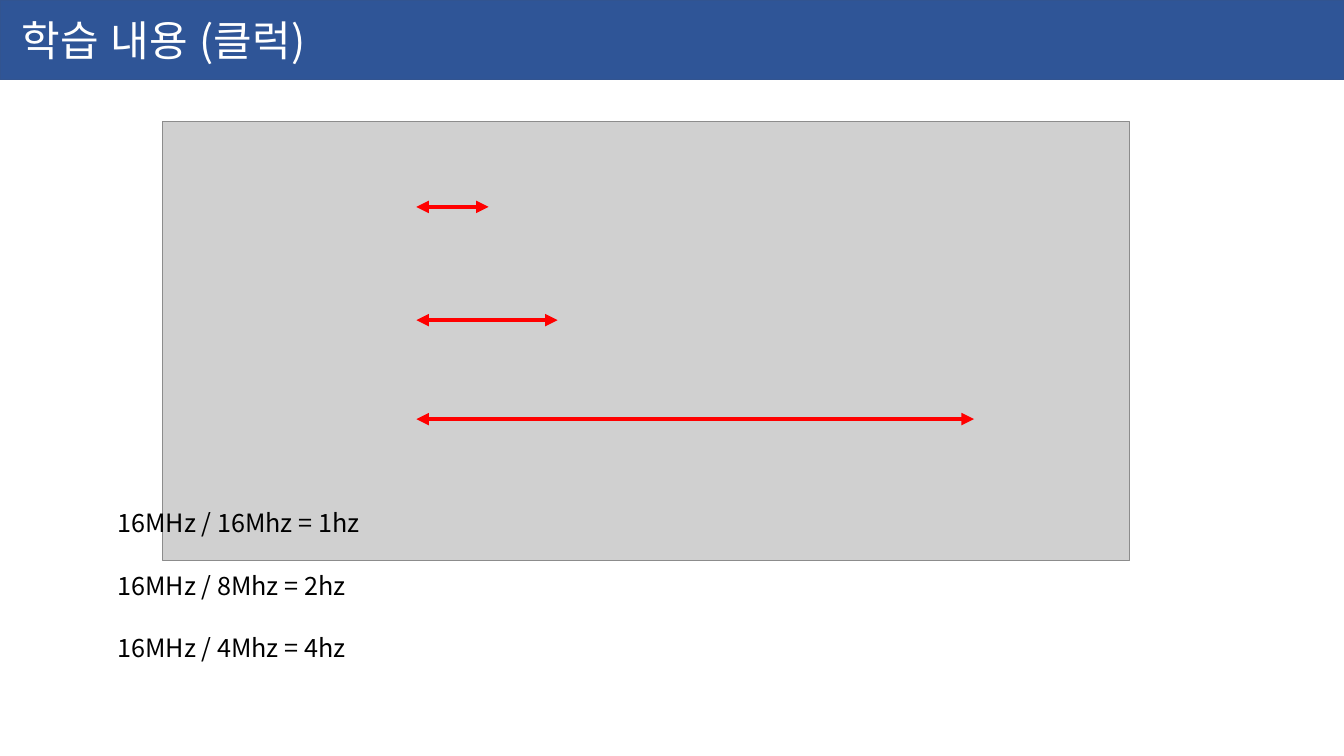
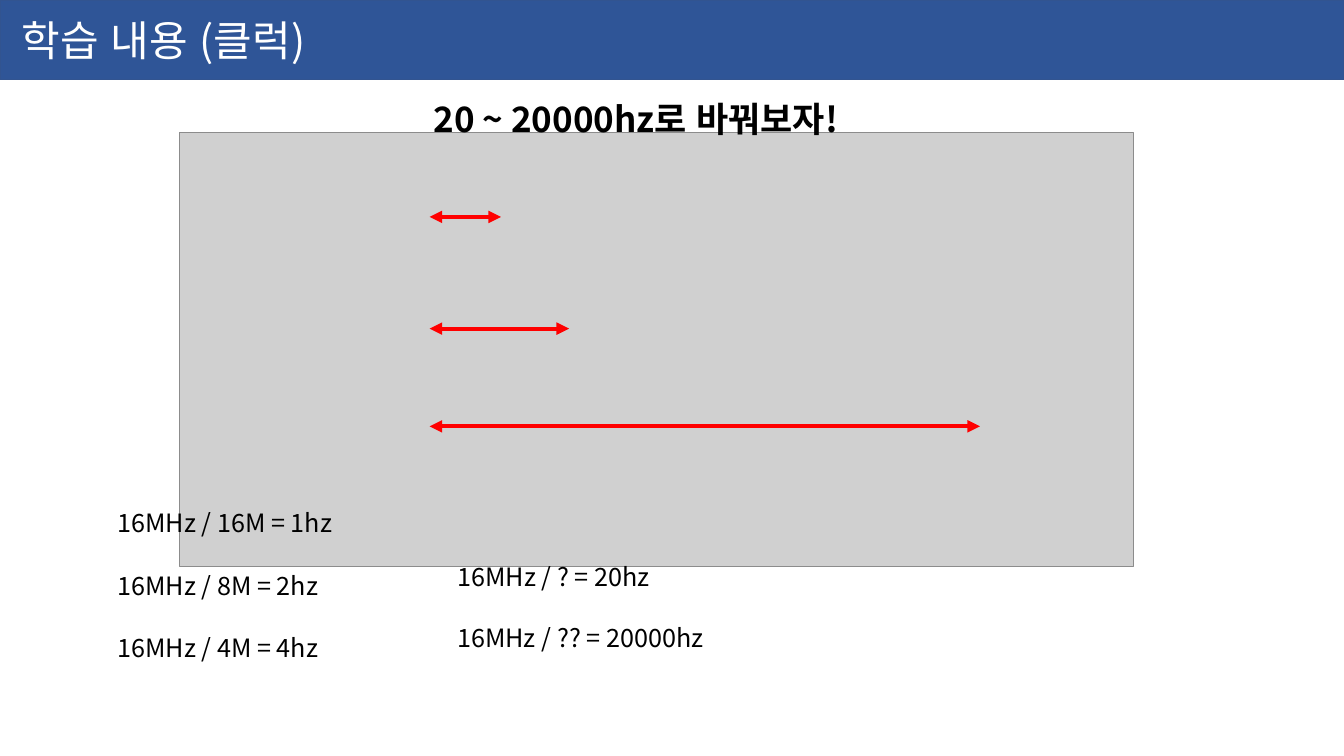
Before and after one commit to ssjf409/2020-yeonsu-highschool, a slide deck: slide 12 of 2020-06-10-연수고.pptx (slide 11 before the commit). Drawn at 1344x756 pixels with LibreOffice and Linux fonts; fonts in the diff are those of the drawing; grey boxes stand for pictures. Boxes give left, top, right and bottom in pixels: in the first picture for what was removed or moved away, otherwise in the second. Text is boxed around its words. In the diff, an @@ line names an element or a change of style, - is before the commit and + after.

```diff
--- a/2020-06-10-연수고.pptx
+++ b/2020-06-10-연수고.pptx
@@ text added at box(433, 97, 838, 135), 25 pt, text #000000, bold @@
+20 ~ 20000hz로 바꿔보자!
@@ picture: place and size @@
-picture at box(162, 122, 1129, 562)
+picture at box(179, 133, 1134, 567)
@@ double arrow moved from (416, 207) - (489, 207) to (430, 217) - (501, 217) @@
@@ double arrow moved from (416, 321) - (558, 321) to (430, 329) - (570, 329) @@
@@ double arrow moved from (416, 419) - (974, 419) to (430, 426) - (980, 426) @@
@@ text at box(117, 507, 332, 539): text changed @@
-16MHz / 16Mhz = 1hz
+16MHz / 16M = 1hz
@@ text added at box(457, 560, 649, 587), 18 pt, text #000000 @@
+16MHz / ? = 20hz
@@ text at box(117, 575, 318, 596): text changed @@
-16MHz / 8Mhz = 2hz
+16MHz / 8M = 2hz
@@ text added at box(457, 627, 703, 648), 18 pt, text #000000 @@
+16MHz / ?? = 20000hz
@@ text at box(117, 637, 318, 658): text changed @@
-16MHz / 4Mhz = 4hz
+16MHz / 4M = 4hz
```
Also in this commit, not shown: 2 other slides changed, 1 slide added.
